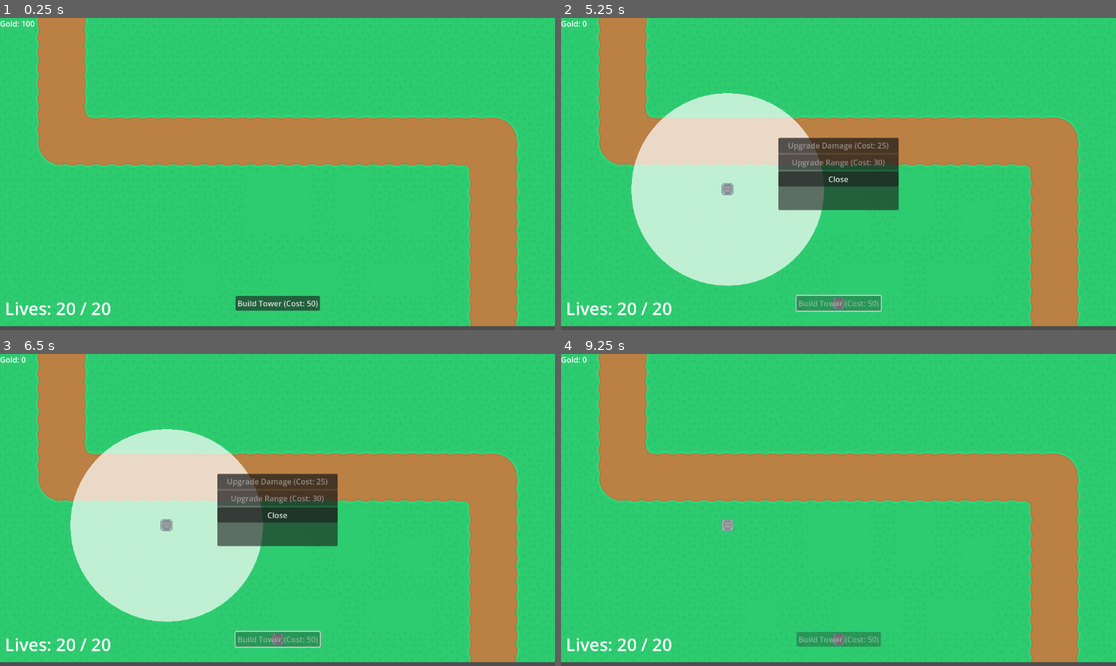
Above: before the commit, frames 1-4 (two rows, left to right).
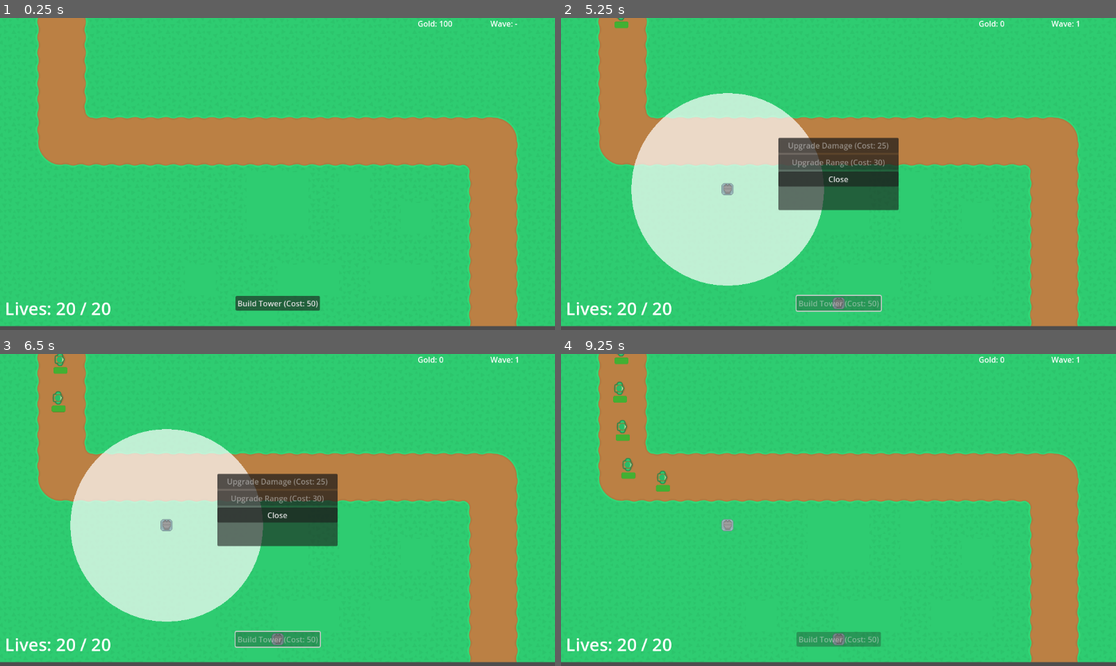
Above: after the commit, the same moments.

Repository: xMOROx/tower-defense-2d
Game: Godot game, scene res://game.tscn
Same seed, same stepped clock (60 frames per second), same inputs: the game is played once before the commit and once after it.
Inputs (mouse positions are in pixels of both pictures, inside the frame that each line leads up to):
- Up to frame 1 (0.25 s): no input
- Up to frame 2 (5.25 s): click "Build Tower (Cost: 50)" at 0.5 s; click "Build Tower (Cost: 50)" at 1.25 s; click "Build Tower (Cost: 50)" at 2 s; tap Enter at 2.75, 4.25 s; click (838, 301) at 2.92 s; tap Space at 3.5, 5 s; move the mouse to (727, 189) at 3.52 s; click (727, 189) at 3.67 s; move the mouse to (727, 189) at 4.27 s; click (727, 189) at 4.42 s; move the mouse to (810, 236) at 5.02 s; click (810, 236) at 5.17 s
- Up to frame 3 (6.5 s): move the mouse to (444, 556) at 5.77 s; click (444, 556) at 5.92 s
- Up to frame 4 (9.25 s): move the mouse to (672, 463) at 6.52 s; click (672, 463) at 6.67 s; move the mouse to (866, 510) at 7.27 s; click (866, 510) at 7.42 s; move the mouse to (755, 432) at 8.02 s; click (755, 432) at 8.17 s; move the mouse to (960, 494) at 8.77 s; click (960, 494) at 8.92 s

The runs differ from the first frame. In frame 1, 0.2% of the frame differs, in the area x 0-94%, y 0-3%; in frame 2, 0.2%; in frame 3, 0.4%; in frame 4, 0.7%, in the area x 0-94%, y 0-45%.

Commit message:
Create wave for first map

Diff:
--- /dev/null
+++ b/assets/waves/map1.json
@@ -0,0 +1,46 @@
+[
+	{
+		"wave_name": "Wave 1: The Basics",
+		"spawns": [
+			{
+				"enemy_scene_path": "res://enemies/enemy.tscn",
+				"count": 5.0,
+				"interval": 1.0,
+				"start_delay": 0.1
+			}
+		]
+	},
+	{
+		"wave_name": "Wave 2: More!",
+		"spawns": [
+			{
+				"enemy_scene_path": "res://enemies/enemy.tscn",
+				"count": 8.0,
+				"interval": 0.8,
+				"start_delay": 0.1
+			}
+		]
+	},
+	{
+		"wave_name": "Wave 3: Faster Intro",
+		"spawns": [
+			{
+				"enemy_scene_path": "res://enemies/enemy.tscn",
+				"count": 10.0,
+				"interval": 0.6,
+				"start_delay": 0.1
+			}
+		]
+	},
+	{
+		"wave_name": "Wave 4: Escalation",
+		"spawns": [
+			{
+				"enemy_scene_path": "res://enemies/enemy.tscn",
+				"count": 15.0,
+				"interval": 0.5,
+				"start_delay": 0.1
+			}
+		]
+	}
+]
--- /dev/null
+++ b/enemies/WaveManager.tscn
@@ -0,0 +1,12 @@
+[gd_scene load_steps=2 format=3 uid="uid://dypncu8rnysyf"]
+
+[ext_resource type="Script" uid="uid://cn8hu2jru2qeo" path="res://scripts/wave_manager.gd" id="1_raetk"]
+
+[node name="WaveManager" type="Node"]
+script = ExtResource("1_raetk")
+
+[node name="IntermissionTimer" type="Timer" parent="."]
+one_shot = true
+
+[node name="SpawnTimer" type="Timer" parent="."]
+one_shot = true
--- a/game.tscn
+++ b/game.tscn
@@ -1,9 +1,10 @@
-[gd_scene load_steps=12 format=4 uid="uid://qta8rqnak8kh"]
+[gd_scene load_steps=13 format=4 uid="uid://qta8rqnak8kh"]
 
 [ext_resource type="Script" uid="uid://cmvcy8212tli5" path="res://game.gd" id="1_j5wjh"]
 [ext_resource type="Script" uid="uid://dadif0l11mskl" path="res://scripts/Spawner.gd" id="2_feb5d"]
 [ext_resource type="TileSet" uid="uid://clhx4yx22v4j6" path="res://assets/tiles/terrain.tres" id="3_eow3j"]
 [ext_resource type="PackedScene" uid="uid://cdbsdv6gi1k0g" path="res://enemies/enemy.tscn" id="3_feb5d"]
+[ext_resource type="PackedScene" uid="uid://dypncu8rnysyf" path="res://enemies/WaveManager.tscn" id="3_j5wjh"]
 [ext_resource type="PackedScene" uid="uid://dsdhiykb81bg" path="res://towers/tower.tscn" id="4_fc0e3"]
 [ext_resource type="Script" uid="uid://etm7lcl52ic" path="res://scripts/hud.gd" id="6_ryrav"]
 [ext_resource type="PackedScene" uid="uid://dhic07exb4uhr" path="res://UI/TowerUpgradeMenu.tscn" id="7_eow3j"]
@@ -31,17 +32,19 @@
 tile_map_data = PackedByteArray("AAAAAAAAAgABAAEAAAAAAAEAAgABAAEAAAAAAAIAAgABAAEAAAAAAAMAAgABAAEAAAAAAAQAAgABAAEAAAAAAA …(2800 unchanged characters)…
 tile_set = ExtResource("3_eow3j")
 
+[node name="WaveManager" parent="." instance=ExtResource("3_j5wjh")]
+spawner_node_path = NodePath("../EnemySpawner")
+wave_data_file = "res://assets/waves/map1.json"
+
 [node name="EnemySpawner" type="Node2D" parent="."]
 position = Vector2(127, -15)
 script = ExtResource("2_feb5d")
 enemy_scene = ExtResource("3_feb5d")
-enemy_path_nodepath = NodePath("../Path2D")
+enemy_path_nodepath = NodePath("../EnemyPath")
 
-[node name="Timer" type="Timer" parent="EnemySpawner"]
-wait_time = 2.0
-autostart = true
+[node name="EnemyContainer" type="Node" parent="EnemySpawner"]
 
-[node name="Path2D" type="Path2D" parent="."]
+[node name="EnemyPath" type="Path2D" parent="."]
 curve = SubResource("Curve2D_fc0e3")
 
 [node name="HUD" type="CanvasLayer" parent="."]
@@ -58,7 +61,13 @@
 theme_override_font_sizes/font_size = 36
 
 [node name="CurrencyLabel" type="Label" parent="HUD"]
-offset_right = 40.0
+offset_left = 867.0
+offset_right = 992.0
+offset_bottom = 23.0
+
+[node name="WaveLabel" type="Label" parent="HUD"]
+offset_left = 1018.0
+offset_right = 1151.0
 offset_bottom = 23.0
 
 [node name="TowerUpgradeMenu" parent="HUD" instance=ExtResource("7_eow3j")]
